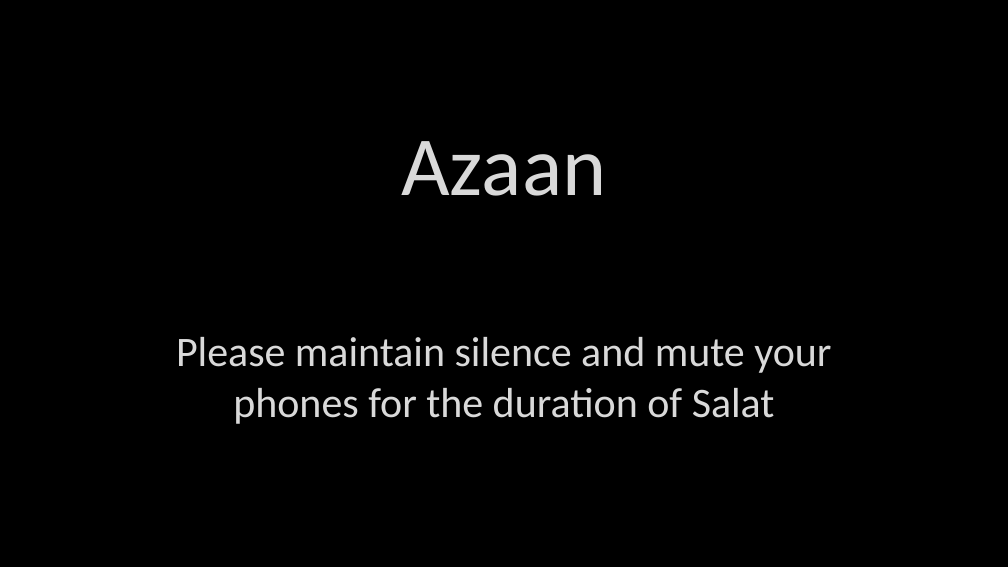
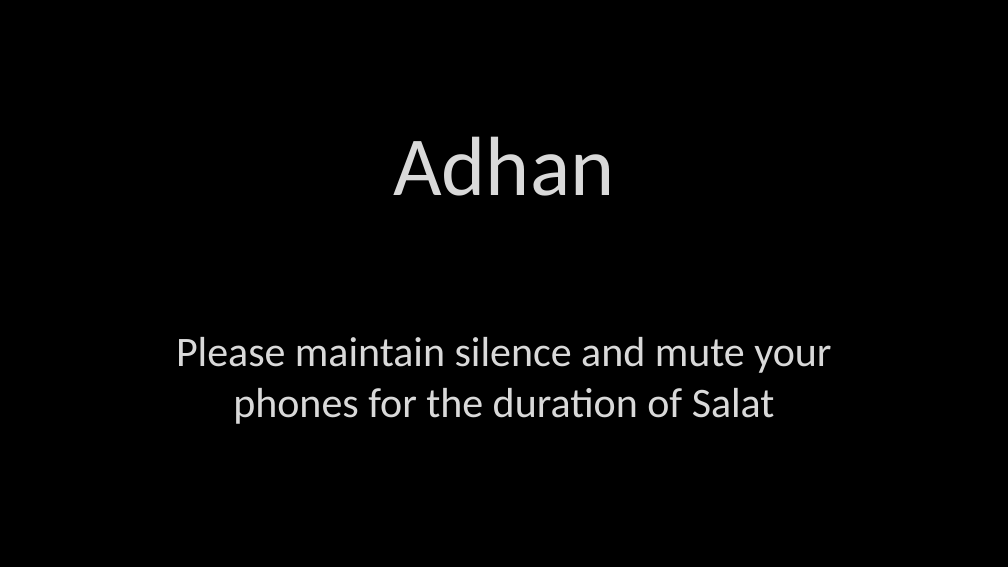
Before and after one commit to GhayurH/Slides, a slide deck: slide 1 of PPTs/Aza - Salah.pptx. Drawn at 1008x567 pixels with LibreOffice and Linux fonts; fonts in the diff are those of the drawing; background and template pictures are left out. Boxes give left, top, right and bottom in pixels: in the first picture for what was removed or moved away, otherwise in the second. Text is boxed around its words. In the diff, an @@ line names an element or a change of style, - is before the commit and + after.

```diff
--- a/PPTs/Aza - Salah.pptx
+++ b/PPTs/Aza - Salah.pptx
@@ text at [393,136,614,196]: text changed @@
-Azaan
+Adhan
```
Also in this commit, not shown: 1 other file.
